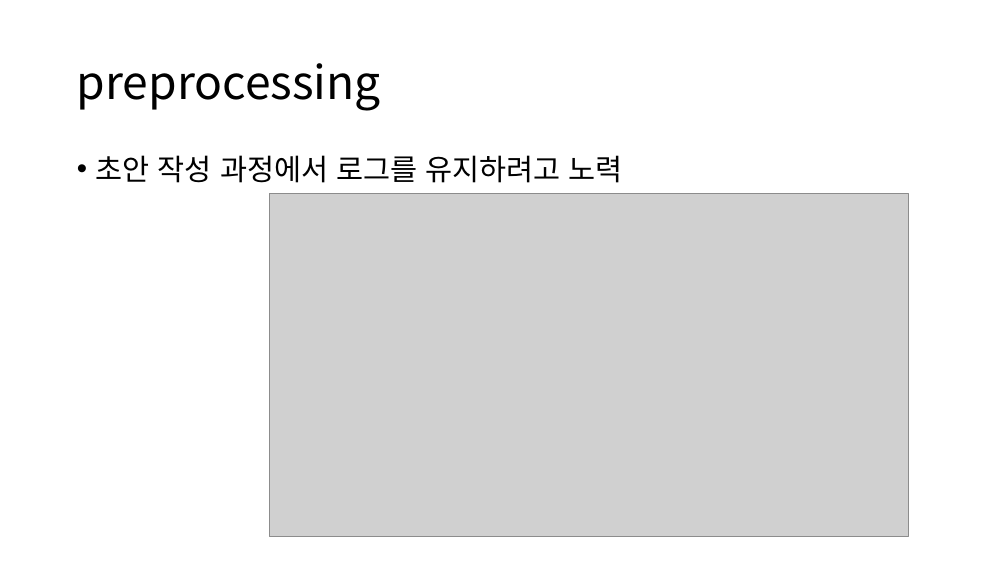
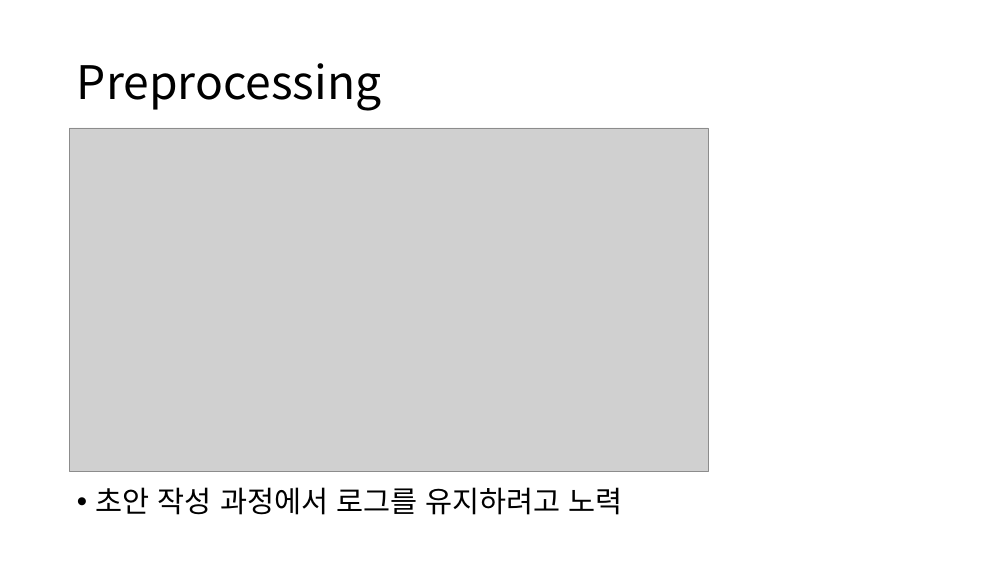
Before and after one commit to semistone97/pjt-SEO, a slide deck: slide 9 of jskim/키워드 기반 리스팅 최적화 에이전트 - 구현파트.pptx (slide 8 before the commit). Drawn at 1008x567 pixels with LibreOffice and Linux fonts; fonts in the diff are those of the drawing; grey boxes stand for pictures. Boxes give left, top, right and bottom in pixels: in the first picture for what was removed or moved away, otherwise in the second. Text is boxed around its words. In the diff, an @@ line names an element or a change of style, - is before the commit and + after.

```diff
--- a/jskim/키워드 기반 리스팅 최적화 에이전트 - 구현파트.pptx
+++ b/jskim/키워드 기반 리스팅 최적화 에이전트 - 구현파트.pptx
@@ title at (77,63,382,111): text changed @@
-preprocessing
+Preprocessing
@@ picture: place and size @@
-picture at (269,194,908,537)
+picture at (70,128,709,471)
@@ text "초안 작성 과정에서 로그를 유지하려고 ...": place and size @@
-text "초안 작성 과정에서 로그를 유지하려고 ..." at (96,155,623,183)
+text "초안 작성 과정에서 로그를 유지하려고 ..." at (96,487,623,515)
```
Also in this commit, not shown: 6 other slides changed, 2 slides added, 1 slide removed, 3 other files.
